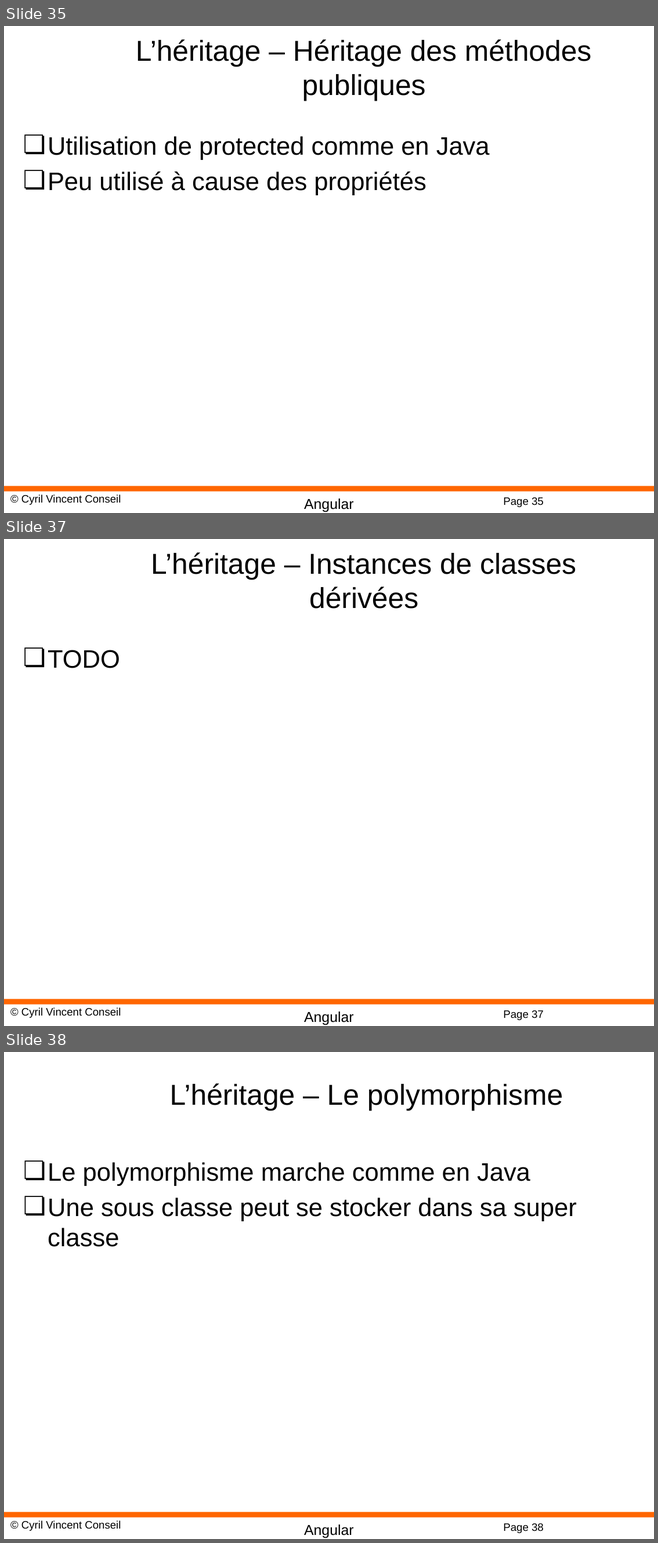
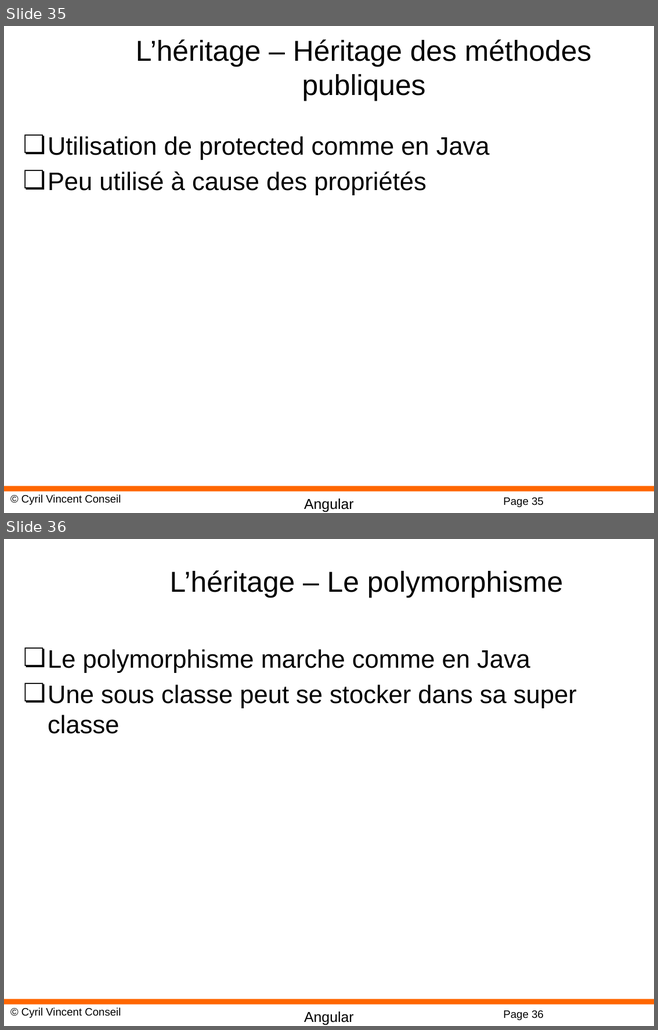
Before and after one commit to cyrilvincent/POE, a slide deck: ppt/angular/Angular09-TSOO.pptx. Shown one above the other, each under a label of ours: slides 35, 37 and 38 before the commit, slides 35 and 36 after it; the slides between them are not shown. The pictures are 658x1543 and 658x1030 pixels, drawn with LibreOffice and Linux fonts; fonts in the diff are those of the drawing; background and template pictures are left out. Boxes give left, top, right and bottom in pixels: in the first picture for what was removed or moved away, otherwise in the second. Text is boxed around its words. In the diff, an @@ line names an element or a change of style, - is before the commit and + after.

```diff
--- a/ppt/angular/Angular09-TSOO.pptx
+++ b/ppt/angular/Angular09-TSOO.pptx
@@ slide 37 removed at (x1=4, y1=539, x2=654, y2=1026), background #FFFFFF; not listed: 4 template elements that a slide beside it also shows @@
@@ title removed at (x1=151, y1=552, x2=576, y2=609) @@
-L’héritage – Instances de classes dérivées
@@ text removed at (x1=48, y1=650, x2=120, y2=668) @@
-❏ TODO
@@ what was slide 38 is now slide 36 @@
```
Also in this commit, not shown: 1 slide changed, 1 slide added, 1 other slide removed, 52 other files.
